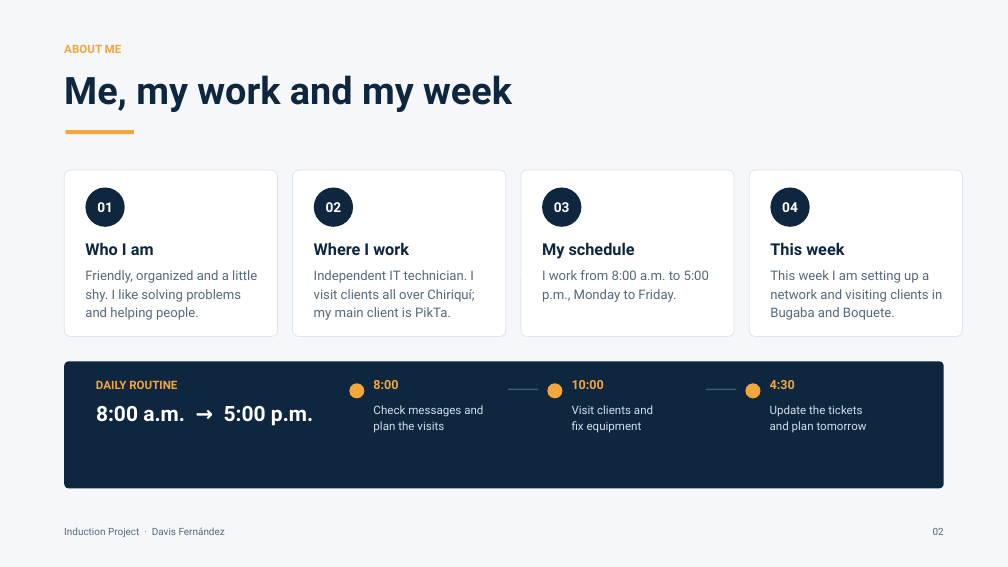
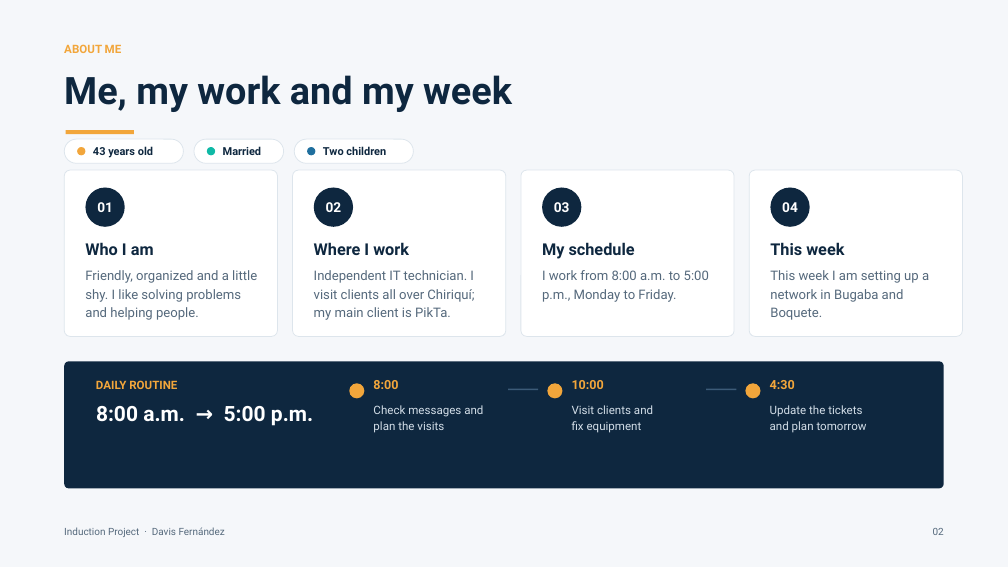
Before and after one commit to Davisday13/welcome-kit-induction, a slide deck: slide 2 of Induction_Project_Davis_Fernandez_FINAL.pptx. Drawn at 1008x567 pixels with LibreOffice and Linux fonts; fonts in the diff are those of the drawing. Boxes give left, top, right and bottom in pixels: in the first picture for what was removed or moved away, otherwise in the second. Text is boxed around its words. In the diff, an @@ line names an element or a change of style, - is before the commit and + after.

```diff
--- a/Induction_Project_Davis_Fernandez_FINAL.pptx
+++ b/Induction_Project_Davis_Fernandez_FINAL.pptx
@@ rounded rectangle added at <box>64,139,184,163</box>, fill #FFFFFF, outline #DDE5EC 0.75 pt @@
@@ ellipse added at <box>77,147,85,156</box>, fill #F2A63B @@
@@ text added at <box>93,146,153,158</box>, 10.5 pt, text #0E273F, bold @@
+43 years old
@@ rounded rectangle added at <box>194,139,284,163</box>, fill #FFFFFF, outline #DDE5EC 0.75 pt @@
@@ ellipse added at <box>207,147,216,156</box>, fill #0FB9A6 @@
@@ text added at <box>223,146,261,155</box>, 10.5 pt, text #0E273F, bold @@
+Married
@@ rounded rectangle added at <box>294,139,414,163</box>, fill #FFFFFF, outline #DDE5EC 0.75 pt @@
@@ ellipse added at <box>307,147,315,156</box>, fill #1F6F9E @@
@@ text added at <box>323,146,386,155</box>, 10.5 pt, text #0E273F, bold @@
+Two children
@@ text at <box>770,270,929,320</box>: text changed @@
-This week I am setting up a network and visiting clients in Bugaba and Boquete.
+This week I am setting up a network in Bugaba and Boquete.
```
Also in this commit, not shown: 12 other files.
